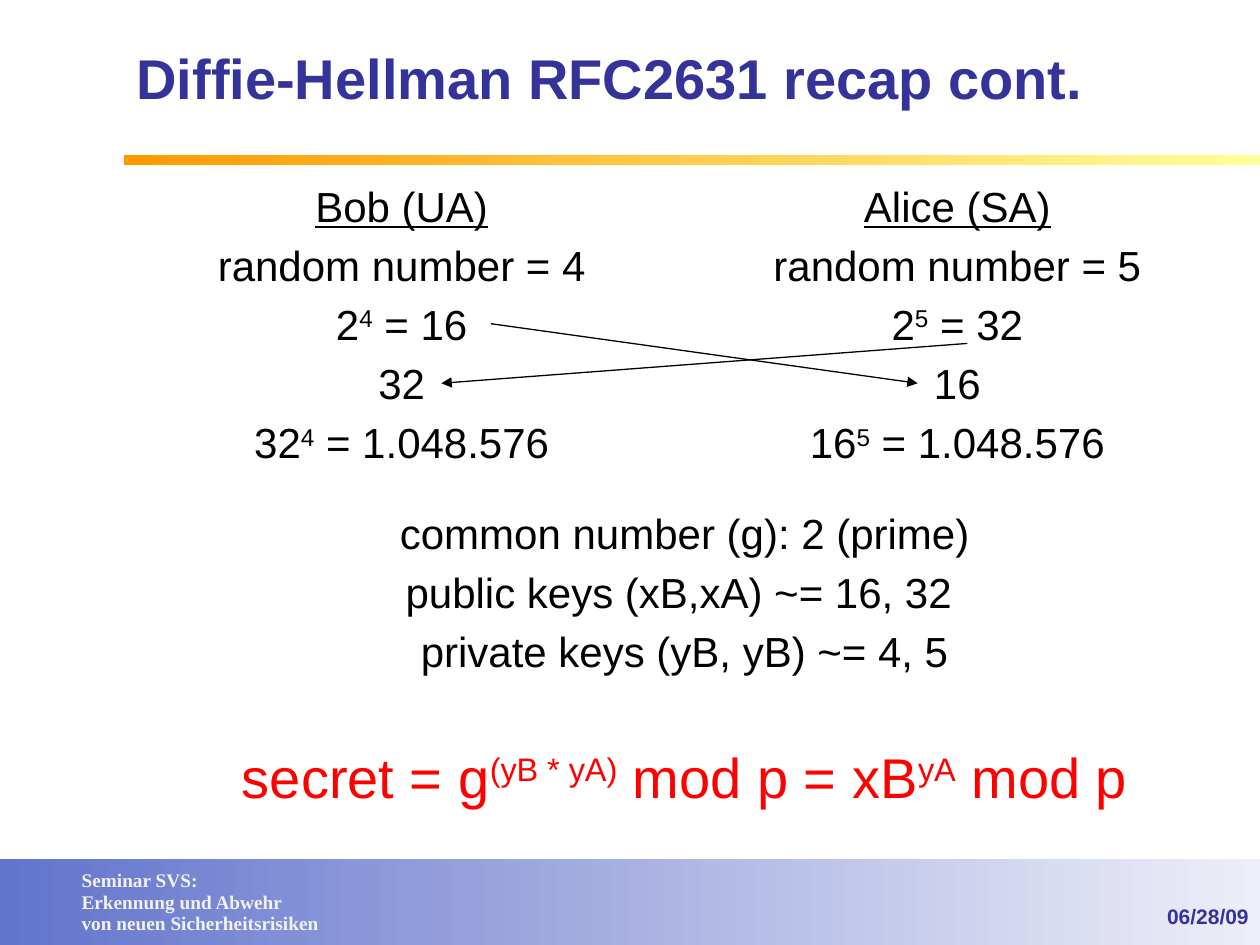
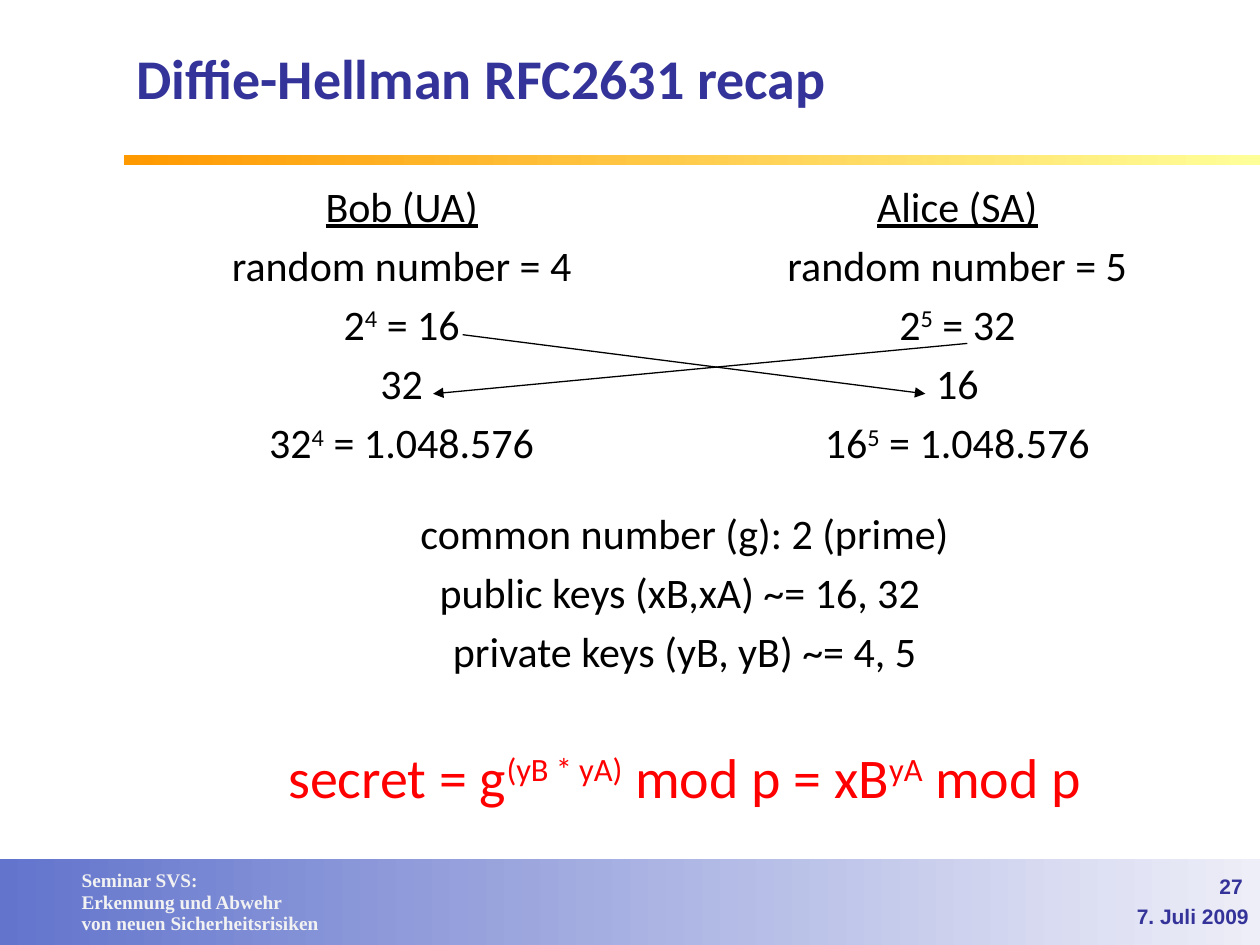
Before and after one commit to lemmy/SecuredSLP, a slide deck: slide 27 of doc/Service Discovery in open networks.ppt (slide 20 before the commit). Drawn at 1260x945 pixels with LibreOffice and Linux fonts; fonts in the diff are those of the drawing; background and template pictures are left out. Boxes give left, top, right and bottom in pixels: in the first picture for what was removed or moved away, otherwise in the second. Text is boxed around its words. In the diff, an @@ line names an element or a change of style, - is before the commit and + after.

Commit message:
Folien: Style einheitlich gemacht, kleine Fehler korrigiert, Use Case und Slider eingefuegt

```diff
--- a/doc/Service Discovery in open networks.ppt
+++ b/doc/Service Discovery in open networks.ppt
@@ title at <box>136,59,825,108</box>: text changed; font Arial to Calibri @@
-Diffie-Hellman RFC2631 recap cont.
+Diffie-Hellman RFC2631 recap
@@ arrow moved from (968, 344) - (441, 383) to (968, 344) - (433, 394) @@
@@ arrow moved from (491, 324) - (917, 383) to (462, 335) - (925, 394) @@
@@ font Arial to Calibri in 3 elements at <box>232,191,571,459</box>, <box>787,191,1127,459</box>, <box>288,518,1080,808</box> @@
@@ page number added at <box>1219,879,1242,894</box>, 12 pt, text #333399, bold @@
+27
@@ text at <box>1137,909,1249,924</box>: text changed @@
-06/28/09
+7. Juli 2009
```
Also in this commit, not shown: 31 other slides changed, 12 slides added, 2 slides removed.
